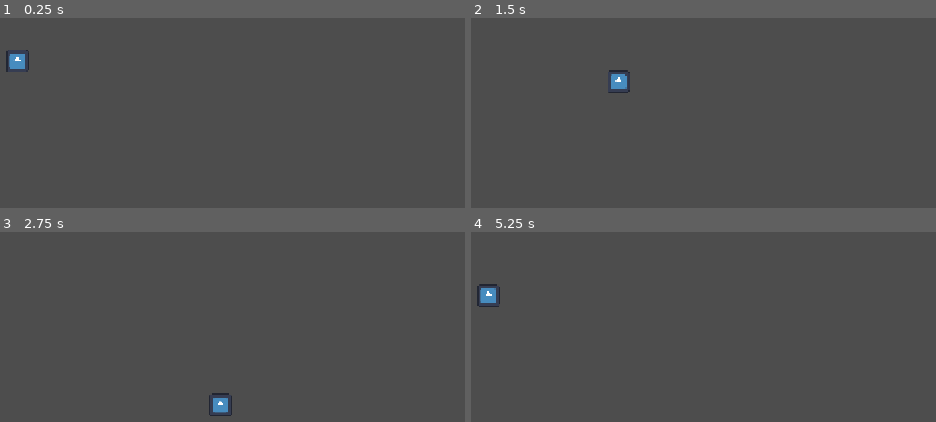
Above: before the commit, frames 1-4 (two rows, left to right).
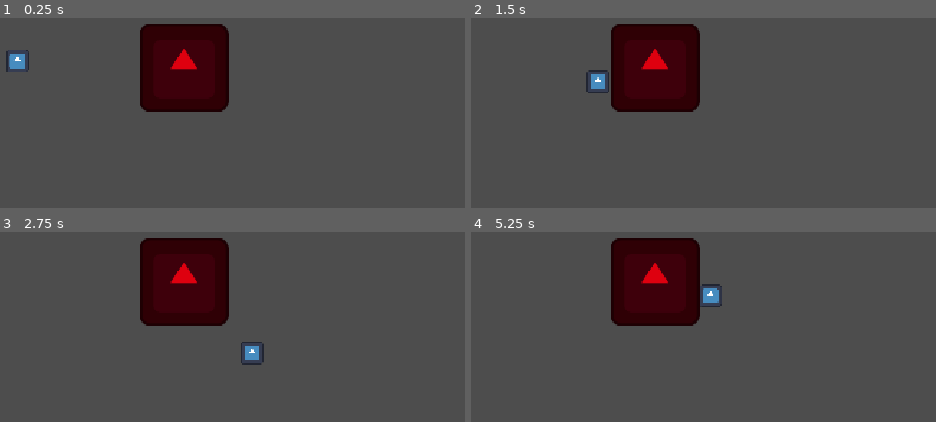
Above: after the commit, the same moments.

Repository: H4CkM4rT1/ashes-of-truth
Game: Godot game, scene res://scenes/levels/test_level.tscn
Two runs of this game, one before a commit and one after it. Both use one fixed random seed, a clock stepped at 60 frames per second and the inputs below. The engine's default icon, where the game draws it, is replaced by a stand-in: a white triangle on a blue panel in a dark square.
Inputs (mouse positions are in pixels of both pictures, inside the frame that each line leads up to):
- Up to frame 1 (0.25 s): no input
- Up to frame 2 (1.5 s): tap Enter at 0.5 s; move the mouse to (856, 124) at 0.52 s; hold D (move_right) 0.53-1.28 s; tap Shift (dash) at 0.6 s; click (856, 124) at 0.8 s; move the mouse to (522, 170) at 1.27 s; hold S (move_down) from 1.28 s (still down); click (522, 170) at 1.35 s
- Up to frame 3 (2.75 s): tap Shift (dash) at 1.55, 2.1 s; move the mouse to (288, 262) at 2.02 s; release S (move_down) at 2.03 s; hold D (move_right) from 2.03 s (still down); click (288, 262) at 2.3 s
- Up to frame 4 (5.25 s): move the mouse to (outside the picture) at 2.77 s; release D (move_right) at 2.78 s; hold W (move_up) 2.78-3.53 s; click (outside the picture) at 2.85 s; tap Shift (dash) at 3.05, 4.35 s; move the mouse to (outside the picture) at 3.52 s; hold A (move_left) 3.53-5.03 s; tap Alt at 3.6 s; click (outside the picture) at 3.8 s; move the mouse to (outside the picture) at 4.27 s; click (outside the picture) at 4.42 s; move the mouse to (722, 361) at 5.02 s; hold S (move_down) from 5.03 s (still down); click (722, 361) at 5.1 s

The runs differ from the first frame. In frame 1, 8.8% of the frame differs, in the area x 30-50%, y 3-50%; in frame 2, 9.2%; in frame 3, 9.5%; in frame 4, 9.5%, in the area x 1-54%, y 3-50%.

Commit message:
ataque y deteccion de areas

Diff:
--- a/project.godot
+++ b/project.godot
@@ -51,6 +51,21 @@
 "events": [Object(InputEventKey,"resource_local_to_scene":false,"resource_name":"","device":-1,"window_id":0,"alt_press …(195 unchanged characters)…
 ]
 }
+attack={
+"deadzone": 0.2,
+"events": [Object(InputEventMouseButton,"resource_local_to_scene":false,"resource_name":"","device":-1,"window_id":0,"alt_pressed":false,"shift_pressed":false,"ctrl_pressed":false,"meta_pressed":false,"button_mask":1,"position":Vector2(208, 34),"global_position":Vector2(222, 107),"factor":1.0,"button_index":1,"canceled":false,"pressed":true,"double_click":false,"script":null)
+]
+}
+
+[layer_names]
+
+2d_physics/layer_1="World"
+2d_physics/layer_2="Player"
+2d_physics/layer_3="Enemy"
+2d_physics/layer_4="PlayerHitbox"
+2d_physics/layer_5="EnemyHurtbox"
+2d_physics/layer_6="EnemyHitbox"
+2d_physics/layer_7="PlayerHurtbox"
 
 [physics]
 
--- a/scenes/characters/knight.gd
+++ b/scenes/characters/knight.gd
@@ -9,14 +9,22 @@
 var dash_direction: Vector2 = Vector2.ZERO
 var dash_cooldown: float = 0.5
 var cooldown_timer: float = 0.0
+var is_attacking: bool = false
+@onready var attack_hitbox: Area2D = $AttackHitbox
+var attack_duration: float = 0.2
+var attack_timer: float = 0.0
+var attack_cooldown: float = 0.3
+var attack_cooldown_timer: float = 0.0
 
 func _physics_process(delta):
 	if cooldown_timer > 0:
 		cooldown_timer -= delta
+	if attack_cooldown_timer > 0:
+		attack_cooldown_timer -= delta
 	var direction: Vector2 = Input.get_vector("move_left","move_right","move_up","move_down")
 	if direction != Vector2.ZERO:
 		last_direction = direction
-	if Input.is_action_just_pressed("dash") and not is_dashing and cooldown_timer <= 0:
+	if Input.is_action_just_pressed("dash") and not is_dashing and cooldown_timer <= 0 and not is_attacking:
 		is_dashing = true
 		dash_timer = dash_duration
 		dash_direction = last_direction
@@ -30,4 +38,23 @@
 
 	else:
 		velocity = direction * speed
+	if Input.is_action_just_pressed("attack") and not is_dashing and not is_attacking and attack_cooldown_timer <= 0:
+		is_attacking = true
+		attack_timer = attack_duration
+		attack_hitbox.rotation = last_direction.angle()
+		attack_hitbox.monitoring = true
+
+	if is_attacking:
+		attack_timer -= delta
+
+		if attack_timer <= 0:
+			is_attacking = false
+			attack_hitbox.monitoring = false
+			attack_cooldown_timer = attack_cooldown
+
 	move_and_slide()
+
+
+func _on_attack_hitbox_area_entered(area: Area2D) -> void:
+	print("Impacto detectado")
+	print(area.name)
--- a/scenes/characters/knight.tscn
+++ b/scenes/characters/knight.tscn
@@ -6,7 +6,12 @@
 [sub_resource type="RectangleShape2D" id="RectangleShape2D_x15ge"]
 size = Vector2(32, 32)
 
+[sub_resource type="RectangleShape2D" id="RectangleShape2D_k0akp"]
+size = Vector2(70.875, 51)
+
 [node name="Knight" type="CharacterBody2D" unique_id=1275033015]
+collision_layer = 2
+collision_mask = 5
 motion_mode = 1
 script = ExtResource("1_gapps")
 
@@ -16,3 +21,14 @@
 
 [node name="CollisionShape2D" type="CollisionShape2D" parent="." unique_id=1054008816]
 shape = SubResource("RectangleShape2D_x15ge")
+
+[node name="AttackHitbox" type="Area2D" parent="." unique_id=1322385493]
+collision_layer = 8
+collision_mask = 16
+monitoring = false
+
+[node name="CollisionShape2D" type="CollisionShape2D" parent="AttackHitbox" unique_id=991748067]
+position = Vector2(51.4375, 0.5)
+shape = SubResource("RectangleShape2D_k0akp")
+
+[connection signal="area_entered" from="AttackHitbox" to="." method="_on_attack_hitbox_area_entered"]
--- /dev/null
+++ b/scenes/enemies/training_dummy.tscn
@@ -0,0 +1,30 @@
+[gd_scene format=3 uid="uid://h1qfhd1n378e"]
+
+[ext_resource type="Texture2D" uid="uid://dvwtp25yhh3pv" path="res://icon.svg" id="1_51iuj"]
+
+[sub_resource type="RectangleShape2D" id="RectangleShape2D_b2lgi"]
+size = Vector2(130, 132)
+
+[sub_resource type="RectangleShape2D" id="RectangleShape2D_51iuj"]
+size = Vector2(128, 131)
+
+[node name="TrainingDummy" type="CharacterBody2D" unique_id=338982115]
+collision_layer = 4
+collision_mask = 3
+motion_mode = 1
+
+[node name="Sprite2D" type="Sprite2D" parent="." unique_id=1716851902]
+modulate = Color(0.87188035, 0, 0.05984027, 1)
+texture = ExtResource("1_51iuj")
+
+[node name="CollisionShape2D" type="CollisionShape2D" parent="." unique_id=2043934244]
+position = Vector2(-1, -1)
+shape = SubResource("RectangleShape2D_b2lgi")
+
+[node name="Hurtbox" type="Area2D" parent="." unique_id=221361574]
+collision_layer = 16
+collision_mask = 0
+
+[node name="CollisionShape2D" type="CollisionShape2D" parent="Hurtbox" unique_id=1379922966]
+position = Vector2(-1, -0.5)
+shape = SubResource("RectangleShape2D_51iuj")
--- a/scenes/levels/test_level.tscn
+++ b/scenes/levels/test_level.tscn
@@ -1,8 +1,13 @@
 [gd_scene format=3 uid="uid://dupqedq3v7kvh"]
 
 [ext_resource type="PackedScene" uid="uid://cloke0v6j3d47" path="res://scenes/characters/knight.tscn" id="1_jbqir"]
+[ext_resource type="PackedScene" uid="uid://h1qfhd1n378e" path="res://scenes/enemies/training_dummy.tscn" id="2_yautc"]
 
 [node name="TestLevel" type="Node2D" unique_id=1252625031]
 
 [node name="Knight" parent="." unique_id=1275033015 instance=ExtResource("1_jbqir")]
 position = Vector2(300, 200)
+
+[node name="TrainingDummy" parent="." unique_id=338982115 instance=ExtResource("2_yautc")]
+position = Vector2(540, 210)
+motion_mode = 1
